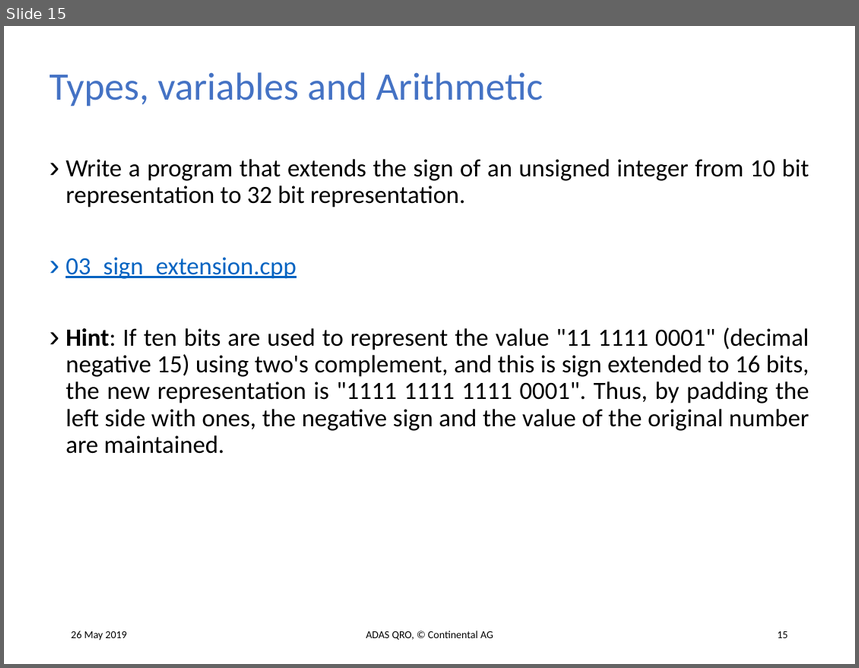
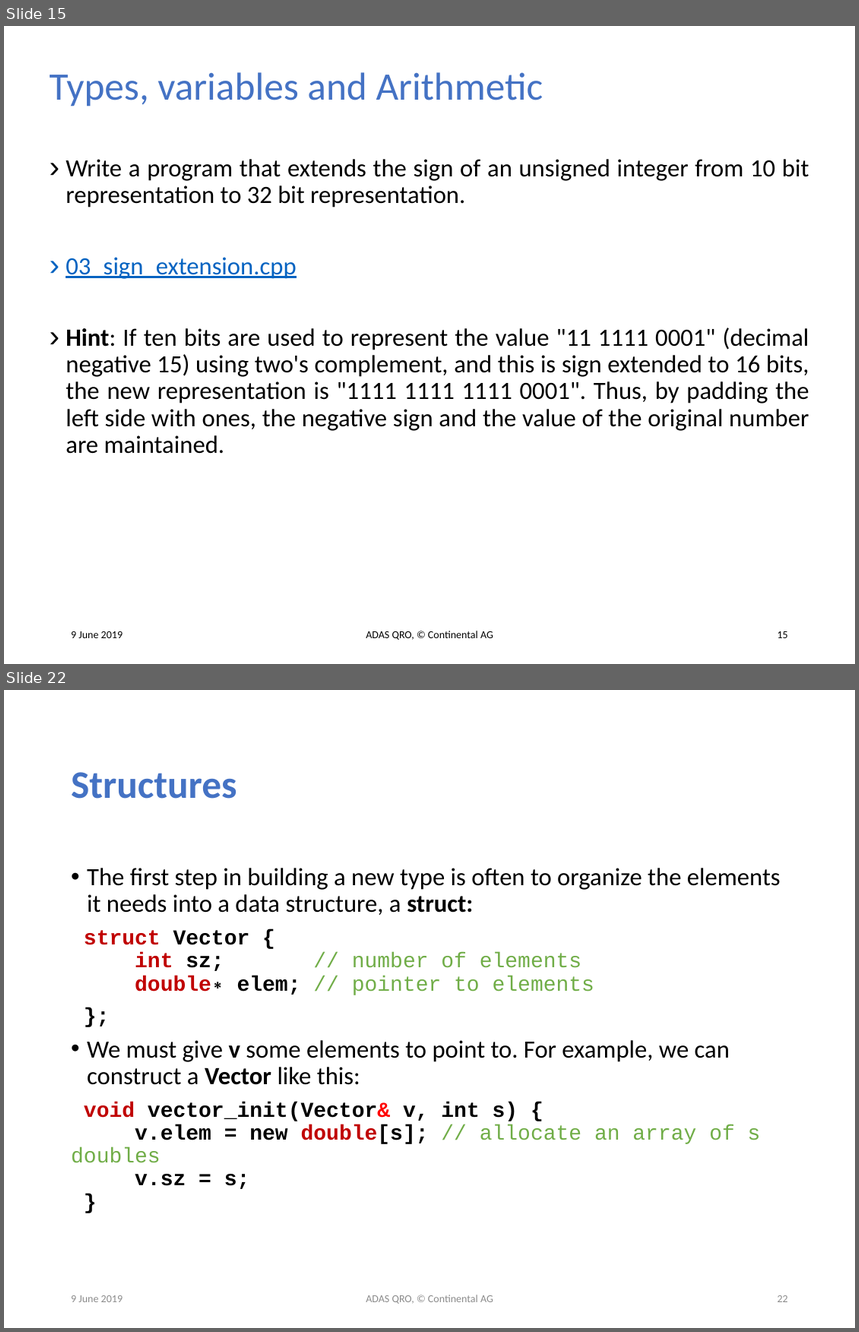
Before and after one commit to tehuano/cpp-basics, a slide deck: c++.pptx. Shown one above the other, each under a label of ours: slide 15 before the commit, slides 15 and 22 after it; the slides between them are not shown. The pictures are 859x668 and 859x1332 pixels, drawn with LibreOffice and Linux fonts; fonts in the diff are those of the drawing. Boxes give left, top, right and bottom in pixels: in the first picture for what was removed or moved away, otherwise in the second. Text is boxed around its words. In the diff, an @@ line names an element or a change of style, - is before the commit and + after.

Commit message:
Session 06/10/2019 continental till classes

```diff
--- a/c++.pptx
+++ b/c++.pptx
@@ slide 22 added at (4, 690, 855, 1328), background #FFFFFF @@
@@ title added at (71, 772, 237, 799), 33 pt, text #4472C4, bold @@
+Structures
@@ text added at (71, 868, 781, 1189), 21 pt, text #000000 @@
+• The first step in building a new type is often to organize the elements it needs into a data structure, a struct:
+struct Vector {
+int sz; // number of elements
+double∗ elem; // pointer to elements
+};
+• We must give v some elements to point to. For example, we can construct a Vector like this:
+void vector_init(Vector& v, int s) {
+v.elem = new double[s]; // allocate an array of s doubles
+v.sz = s;
+}
@@ text added at (71, 1296, 123, 1303), 9 pt, text #8C8C8C @@
+9 June 2019
@@ text added at (366, 1295, 493, 1304), 9 pt, text #8C8C8C @@
+ADAS QRO, © Continental AG
@@ page number added at (778, 1296, 788, 1303), 9 pt, text #8C8C8C @@
+22
@@ slide 15 changed as well @@
@@ text at (71, 632, 123, 639): text changed @@
-26 May 2019
+9 June 2019
```
Also in this commit, not shown: 15 other slides changed, 10 other slides added, 4 other files.
